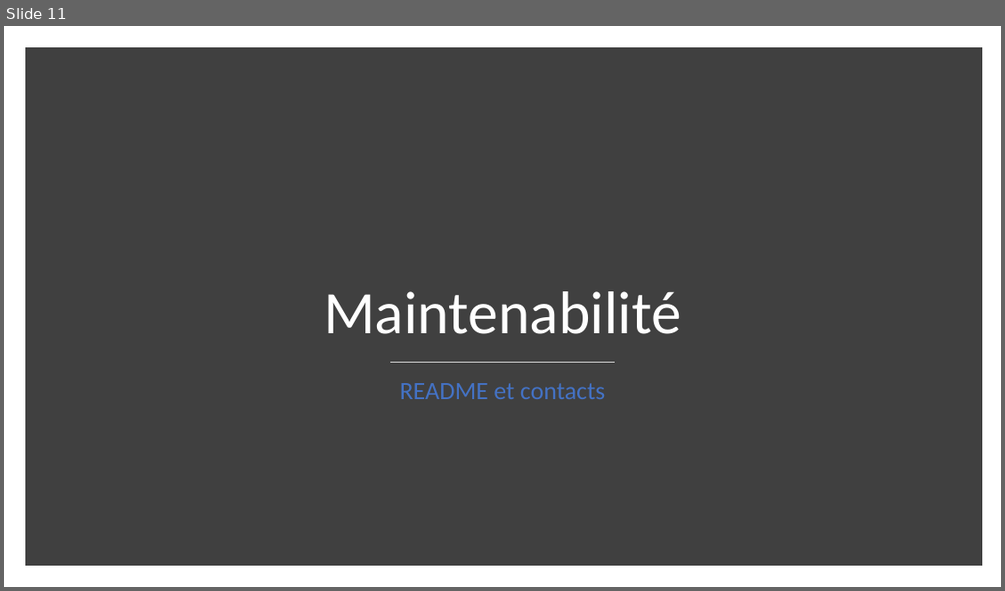
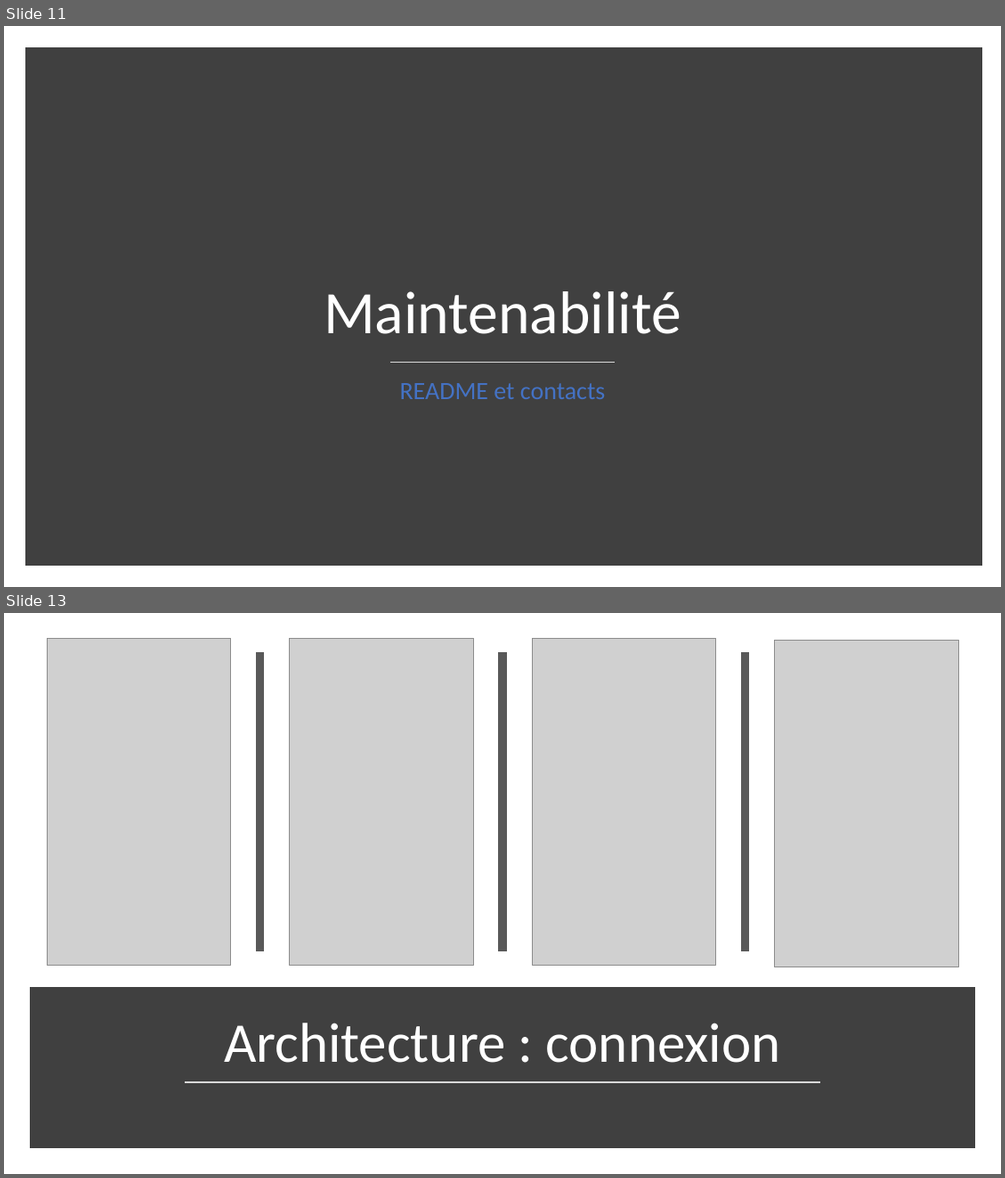
Before and after one commit to JulienElkaim/ENAP_Android, a slide deck: Projet 2A - Powerpoint Youtube.pptx. Shown one above the other, each under a label of ours: slide 11 before the commit, slides 11 and 13 after it; the slides between them are not shown. The pictures are 1005x591 and 1005x1178 pixels, drawn with LibreOffice and Linux fonts; fonts in the diff are those of the drawing; grey boxes stand for pictures. Boxes give left, top, right and bottom in pixels: in the first picture for what was removed or moved away, otherwise in the second. Text is boxed around its words. In the diff, an @@ line names an element or a change of style, - is before the commit and + after.

```diff
--- a/Projet 2A - Powerpoint Youtube.pptx
+++ b/Projet 2A - Powerpoint Youtube.pptx
@@ slide 13 added at (4,613,1001,1174), background #FFFFFF @@
@@ picture added at (47,639,231,965) @@
@@ picture added at (290,639,474,965) @@
@@ picture added at (532,639,716,965) @@
@@ line added from (259, 652) to (259, 951), #595959 8 pt @@
@@ line added from (502, 652) to (502, 951), #595959 8 pt @@
@@ line added from (745, 652) to (745, 951), #595959 8 pt @@
@@ picture added at (775,640,959,966) @@
@@ rectangle added at (34,992,971,1143), fill #404040, outline #404040 10 pt @@
@@ title added at (224,1022,781,1062), 54 pt, text #FFFFFF @@
+Architecture : connexion
@@ line added from (185, 1083) to (821, 1083), #D9D9D9 1.75 pt @@
```
Also in this commit, not shown: 4 slides changed, 6 other slides added.
